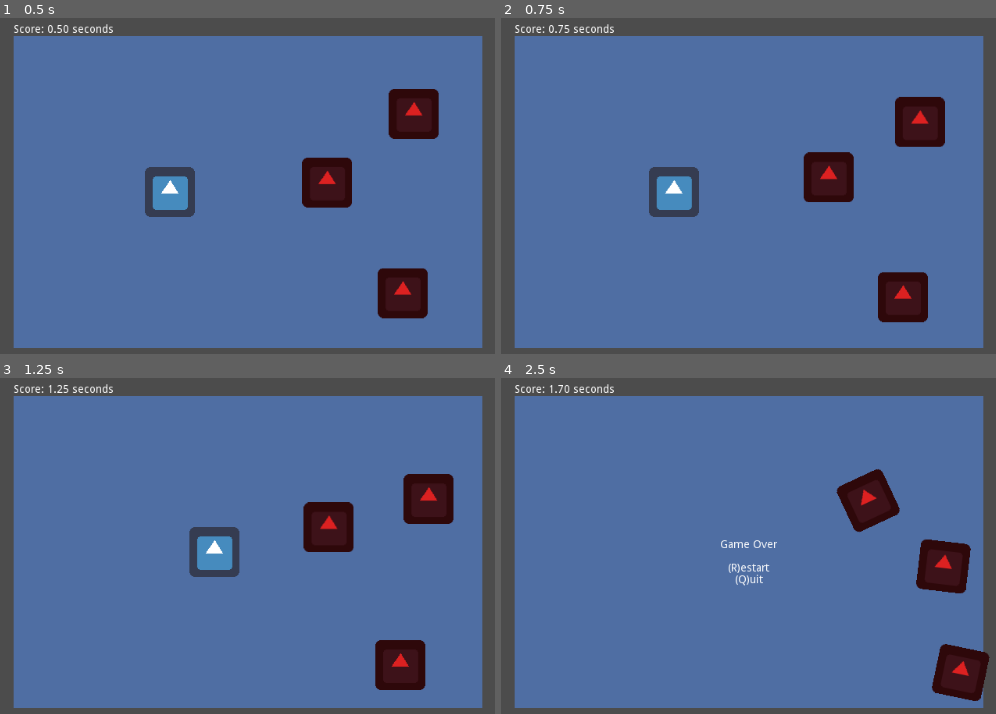
Above: before the commit, frames 1-4 (two rows, left to right).
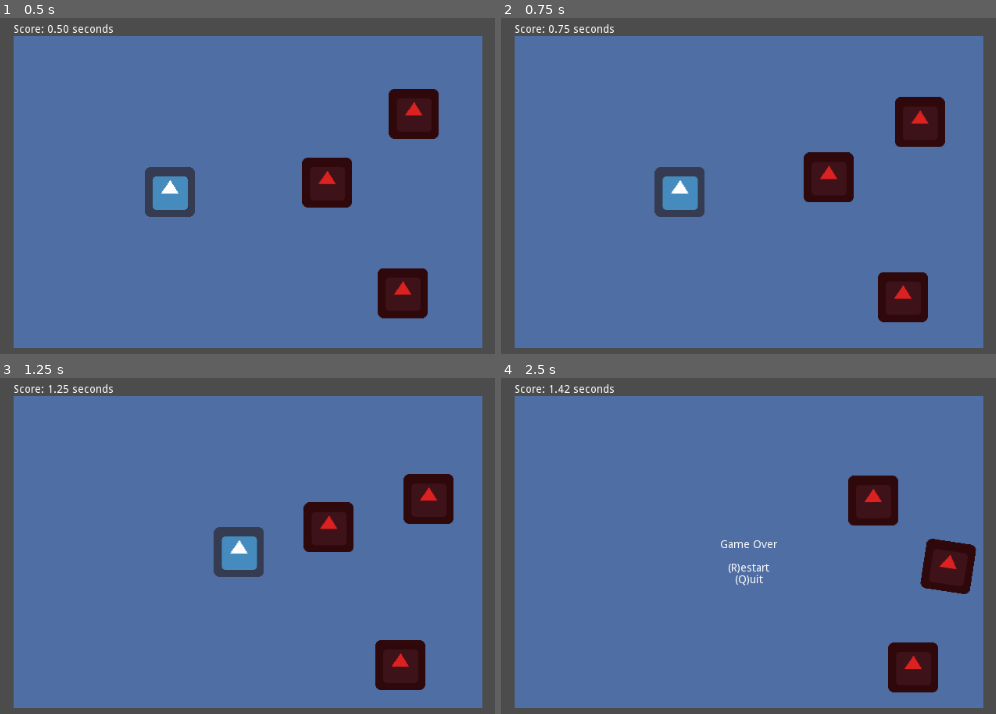
Above: after the commit, the same moments.

Repository: danieljohnson2/Bouncy
Game: Godot game, scene res://Bouncy.tscn
Same seed, same stepped clock (60 frames per second), same inputs: the game is played once before the commit and once after it. The engine's default icon, where the game draws it, is replaced by a stand-in: a white triangle on a blue panel in a dark square.
Inputs:
- Up to frame 1 (0.5 s): no input
- Up to frame 2 (0.75 s): hold Right (ui_right) from 0.53 s (still down); hold Shift (ui_fast, bound only after the commit) from 0.53 s (still down)
- Up to frame 3 (1.25 s): keep holding Right (ui_right); keep holding Shift (ui_fast, bound only after the commit); tap Space (ui_stop, bound only after the commit) at 0.8 s
- Up to frame 4 (2.5 s): release Right (ui_right) at 1.28 s; release Shift (ui_fast, bound only after the commit) at 1.28 s; hold Down (ui_down) 1.28-2.03 s; tap Space (ui_stop, bound only after the commit) at 1.35, 2.3 s; tap Shift (ui_fast, bound only after the commit) at 1.55 s; hold Right (ui_right) from 2.03 s (still down); hold Shift (ui_fast, bound only after the commit) from 2.03 s (still down)

Frame 1 is identical in both runs. In frame 2, 0.7% of the frame differs, in the area x 29-42%, y 44-60%; in frame 3, 1.8%; in frame 4, 4.0%, in the area x 11-99%, y 2-97%.

Commit message:
Shift as a 'run' modifier, plus 'space' to stop

Diff:
--- a/Bouncy.tscn
+++ b/Bouncy.tscn
@@ -101,7 +101,8 @@
 angular_damp = -1.0
 script = ExtResource( 2 )
 _sections_unfolded = [ "Linear", "Offset", "Pickable", "Transform", "Visibility" ]
-responsiveness = 250
+acceleration = 250
+fast_acceleration = 750
 
 [node name="CollisionPolygon2D" type="CollisionPolygon2D" parent="Playfield/Ball" index="0"]
 
--- a/Player.gd
+++ b/Player.gd
@@ -1,6 +1,7 @@
 extends RigidBody2D
 
-export var responsiveness = 250
+export var acceleration = 250
+export var fast_acceleration = 750
 
 var directions = {
 	"ui_right": Vector2(1,0),
@@ -17,9 +18,13 @@
 	if not self.visible and Input.is_action_pressed("ui_restart"):
 		get_tree().change_scene("res://Bouncy.tscn")
 
+	if Input.is_action_pressed("ui_stop"):
+		self.linear_velocity /= 2
+
 	for action in directions.keys():
+		var acc = fast_acceleration if Input.is_action_pressed("ui_fast") else acceleration
 		if Input.is_action_pressed(action):
-			self.linear_velocity += directions[action] * responsiveness * delta
+			self.linear_velocity += directions[action] * acc * delta
 
 # Game over if we contact any 'nemisis'
 func _on_Ball_body_entered(body):
--- a/project.godot
+++ b/project.godot
@@ -20,6 +20,10 @@
  ]
 ui_restart=[ Object(InputEventKey,"resource_local_to_scene":false,"resource_name":"","device":0,"alt":false,"shift":false,"control":false,"meta":false,"command":false,"pressed":false,"scancode":82,"unicode":0,"echo":false,"script":null)
  ]
+ui_fast=[ Object(InputEventKey,"resource_local_to_scene":false,"resource_name":"","device":0,"alt":false,"shift":false,"control":false,"meta":false,"command":false,"pressed":false,"scancode":16777237,"unicode":0,"echo":false,"script":null)
+ ]
+ui_stop=[ Object(InputEventKey,"resource_local_to_scene":false,"resource_name":"","device":0,"alt":false,"shift":false,"control":false,"meta":false,"command":false,"pressed":false,"scancode":32,"unicode":0,"echo":false,"script":null)
+ ]
 
 [rendering]
 
